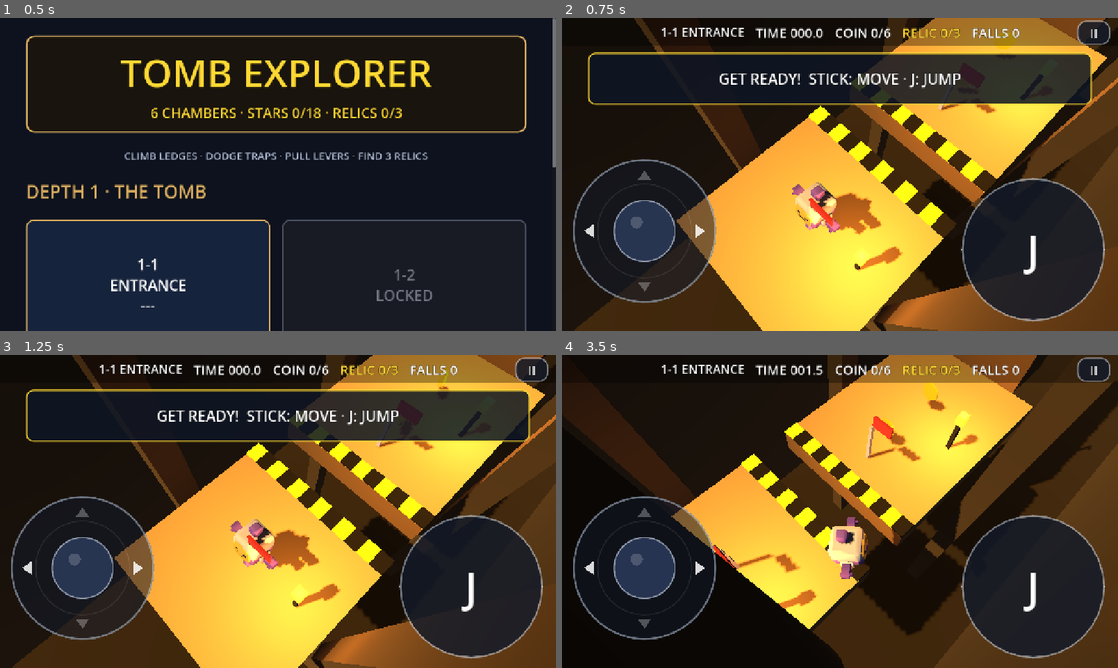
Above: before the commit, frames 1-4 (two rows, left to right).
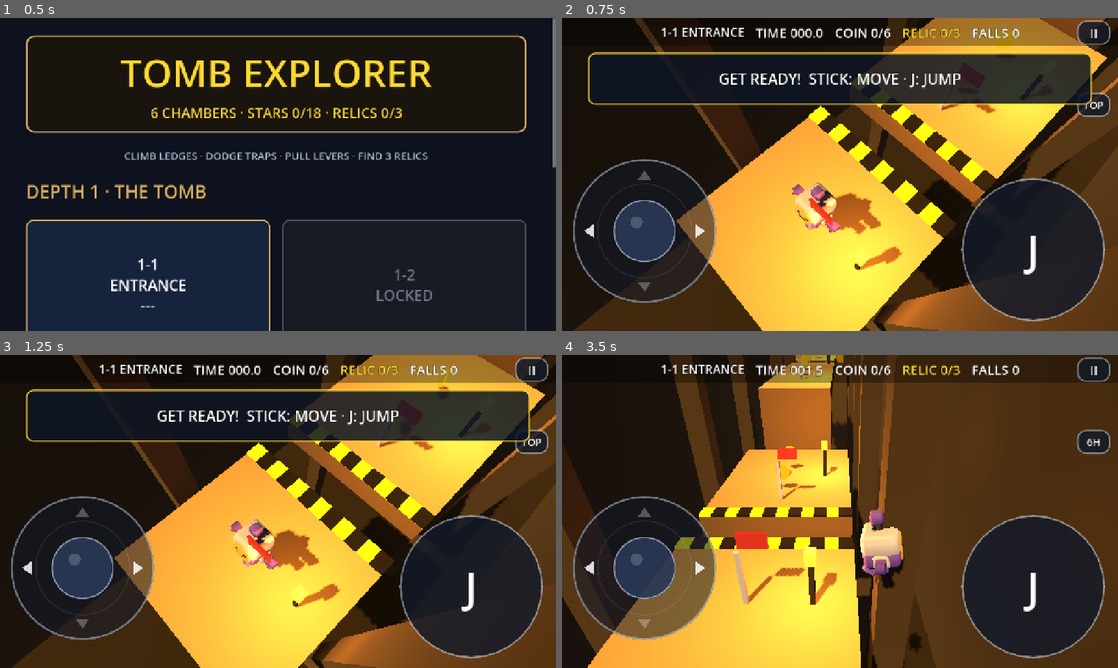
Above: after the commit, the same moments.

Repository: cykgames/006-tomb
Game: Godot game, scene res://LevelSelect.tscn
The game is run twice, just before and just after one commit, with the same random seed, the same clock (stepped at 60 frames per second) and the same inputs. Sound files missing from this copy of the repository are replaced by a short silence.
Inputs (mouse positions are in pixels of both pictures, inside the frame that each line leads up to):
- Up to frame 1 (0.5 s): no input
- Up to frame 2 (0.75 s): click "1-1 ENTRANCE ---" at 0.5 s
- Up to frame 3 (1.25 s): no input
- Up to frame 4 (3.5 s): click (1084, 464) at 1.27 s; click "J" at 2 s; move the mouse to (962, 495) at 2.77 s; hold Right (move_right) from 2.78 s (still down); click (962, 495) at 2.92 s; tap Space (jump) at 3.02 s

Frame 1 is identical in both runs. In frame 2, 0.3% of the frame differs, in the area x 92-99%, y 23-32%; in frame 3, 0.3%; in frame 4, 54%, in the area x 0-100%, y 0-100%.

Commit message:
feat(camera): view-cycle button TOP/6H/5H/7H low chase cams (30deg pitch, occlusion pull-in)

Diff:
--- a/CameraRig.gd
+++ b/CameraRig.gd
@@ -12,6 +12,54 @@
 const LOOK_AHEAD := Vector3(0, 0.5, -1.03)
 const FOLLOW_K := 5.0
 
+## View modes (user request 2026-11-19): 0 = legacy overhead rig, 1..3 = low
+## chase cam at exactly 30deg pitch, placed at the player's 6 / 5 / 7 o'clock
+## (directly behind / behind-right / behind-left). Static so the choice
+## survives scene reloads; headless harnesses never cycle it (stay mode 0).
+static var view_mode := 0
+
+const CHASE_PITCH_DEG := 30.0
+const CHASE_DIST := 6.0      # horizontal distance from the player
+const CHASE_LOOK_H := 0.9    # aim at chest/head height
+# Clock angles clockwise from 12 o'clock; the player faces -Z (12 o'clock).
+const CHASE_CLOCK_DEG := [180.0, 150.0, 210.0]  # modes 1,2,3 = 6,5,7
+
+
+func cycle_view() -> void:
+	view_mode = (view_mode + 1) % 4
+	snap()
+
+
+func _view_offset() -> Vector3:
+	if view_mode == 0:
+		return OFFSET
+	var a := deg_to_rad(CHASE_CLOCK_DEG[view_mode - 1])
+	var dir := Vector3(sin(a), 0.0, -cos(a))
+	var h := CHASE_LOOK_H + CHASE_DIST * tan(deg_to_rad(CHASE_PITCH_DEG))
+	return dir * CHASE_DIST + Vector3(0.0, h, 0.0)
+
+
+func _view_look() -> Vector3:
+	if view_mode == 0:
+		return LOOK_AHEAD
+	return Vector3(0.0, CHASE_LOOK_H, 0.0)
+
+
+## Low chase cams can sit inside walls/pads: ray from the look point to the
+## desired camera pos and pull in front of the first hit. Mode 0 (high rig)
+## is untouched so harness framing stays bit-identical.
+func _occlude(desired: Vector3, tp: Vector3) -> Vector3:
+	if view_mode == 0:
+		return desired
+	var sp := get_world_3d().direct_space_state
+	var q := PhysicsRayQueryParameters3D.create(tp + _view_look(), desired)
+	if target is CollisionObject3D:
+		q.exclude = [target.get_rid()]
+	var hit := sp.intersect_ray(q)
+	if hit.is_empty():
+		return desired
+	return hit.position + hit.normal * 0.25
+
 
 func _ready() -> void:
 	target = get_parent().get_node("Player")
@@ -21,8 +69,8 @@
 func snap() -> void:
 	if target == null:
 		return
-	global_position = target.global_position + OFFSET
-	_look = target.global_position + LOOK_AHEAD
+	global_position = _occlude(target.global_position + _view_offset(), target.global_position)
+	_look = target.global_position + _view_look()
 	look_at(_look, Vector3.UP)
 	_initialized = true
 
@@ -35,10 +83,10 @@
 	if target == null or not _initialized:
 		return
 	var tp := target.global_position
-	var desired := tp + OFFSET
+	var desired := _occlude(tp + _view_offset(), tp)
 	var k := 1.0 - exp(-delta * FOLLOW_K)
 	global_position = global_position.lerp(desired, k)
-	_look = _look.lerp(tp + LOOK_AHEAD, k)
+	_look = _look.lerp(tp + _view_look(), k)
 	look_at(_look, Vector3.UP)
 	trauma = maxf(0.0, trauma - delta * 2.2)
 	if trauma > 0.0:
--- a/HUD.gd
+++ b/HUD.gd
@@ -30,6 +30,10 @@
 var _exit_button: Button
 var _jump_button: Button
 var _pause_button: Button
+var _cam_button: Button
+var _cam_glyph: Label
+
+const CAM_MODE_NAMES := ["TOP", "6H", "5H", "7H"]
 var _pause_panel: ColorRect
 var _flash: ColorRect
 var _joy: Joystick
@@ -95,6 +99,15 @@
 	ctrl.offset_right = half_w
 	ctrl.offset_top = top
 	ctrl.offset_bottom = bottom
+
+
+## Camera view cycle button: TOP -> 6H -> 5H -> 7H (see CameraRig.view_mode).
+func _on_cam_pressed() -> void:
+	var rig := get_parent().get_node_or_null("CameraRig")
+	if rig == null:
+		return
+	rig.cycle_view()
+	_cam_glyph.text = CAM_MODE_NAMES[rig.view_mode]
 
 
 func _build_ui() -> void:
@@ -162,6 +175,47 @@
 	_pause_button.button_down.connect(func() -> void: pause_face.modulate = Color(0.55, 0.85, 1.7))
 	_pause_button.button_up.connect(func() -> void: pause_face.modulate = Color.WHITE)
 
+	# Camera view cycle (user 2026-11-19): TOP -> 6H -> 5H -> 7H low chase
+	# cams (30deg pitch at the player's 6/5/7 o'clock). Same invisible
+	# 166x166 hit pattern as pause, stacked directly below it so the two
+	# touch rects never overlap.
+	_cam_button = Button.new()
+	_cam_button.focus_mode = Control.FOCUS_NONE
+	for sn in ["normal", "hover", "pressed", "focus", "disabled"]:
+		_cam_button.add_theme_stylebox_override(sn, StyleBoxEmpty.new())
+	_cam_button.set_anchors_preset(Control.PRESET_TOP_RIGHT)
+	_cam_button.offset_left = -166.0
+	_cam_button.offset_top = 166.0
+	_cam_button.offset_right = 0.0
+	_cam_button.offset_bottom = 332.0
+	_cam_button.pressed.connect(_on_cam_pressed)
+	add_child(_cam_button)
+	var cam_face := Panel.new()
+	cam_face.mouse_filter = Control.MOUSE_FILTER_IGNORE
+	var cfs := StyleBoxFlat.new()
+	cfs.bg_color = Color(0.07, 0.10, 0.16, 0.82)
+	cfs.border_color = Color(0.85, 0.92, 1.0, 0.5)
+	cfs.set_border_width_all(3)
+	cfs.set_corner_radius_all(20)
+	cam_face.add_theme_stylebox_override("panel", cfs)
+	cam_face.set_anchors_preset(Control.PRESET_TOP_RIGHT)
+	cam_face.offset_left = -94.0
+	cam_face.offset_top = 6.0
+	cam_face.offset_right = -18.0
+	cam_face.offset_bottom = 62.0
+	_cam_button.add_child(cam_face)
+	_cam_glyph = _mk_label("TOP", 24)
+	_cam_glyph.mouse_filter = Control.MOUSE_FILTER_IGNORE
+	_cam_glyph.set_anchors_preset(Control.PRESET_FULL_RECT)
+	_cam_glyph.horizontal_alignment = HORIZONTAL_ALIGNMENT_CENTER
+	_cam_glyph.vertical_alignment = VERTICAL_ALIGNMENT_CENTER
+	cam_face.add_child(_cam_glyph)
+	var rig0 := get_parent().get_node_or_null("CameraRig")
+	if rig0 != null:
+		_cam_glyph.text = CAM_MODE_NAMES[rig0.view_mode]
+	_cam_button.button_down.connect(func() -> void: cam_face.modulate = Color(0.55, 0.85, 1.7))
+	_cam_button.button_up.connect(func() -> void: cam_face.modulate = Color.WHITE)
+
 	# Anchored joystick (bottom-left): full Vector2, both axes consumed by
 	# the obby player. Disc stays near home; finger tracked anywhere.
 	_joy = Joystick.new()
